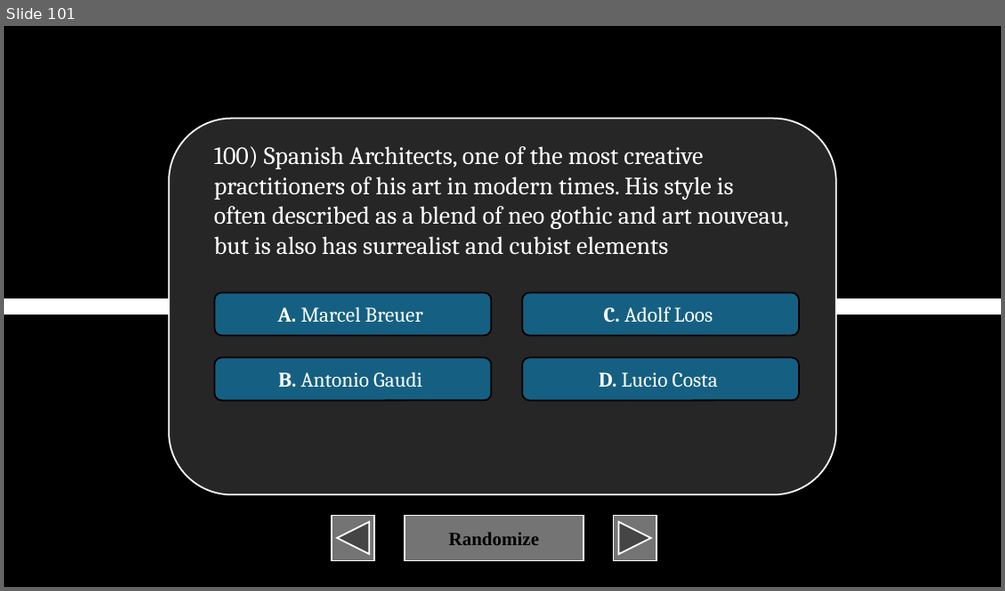
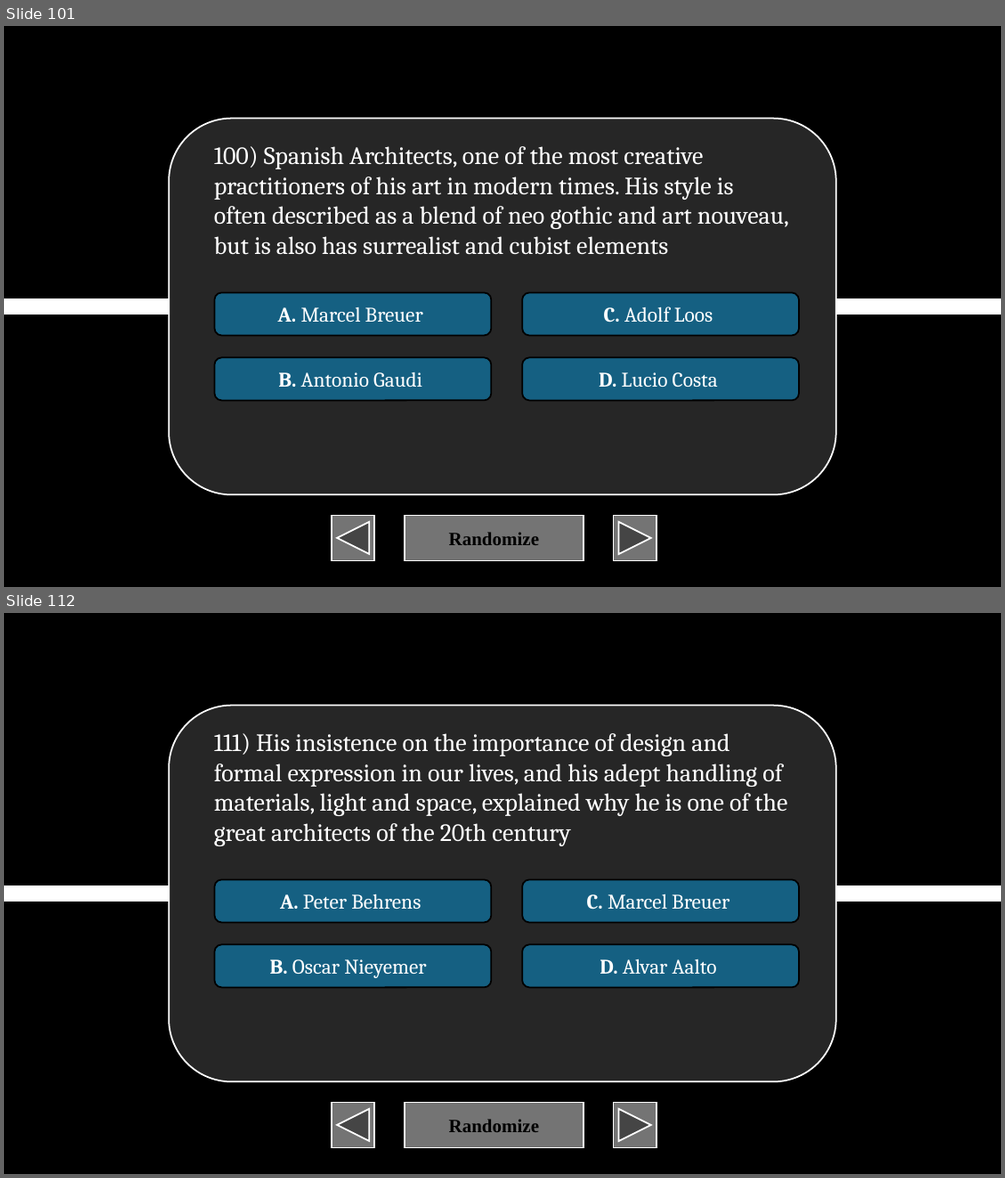
Before and after one commit to XIvanSolomonX/Archi-Reviewer, a slide deck: TOA.pptm. Shown one above the other, each under a label of ours: slide 101 before the commit, slides 101 and 112 after it; the slides between them are not shown. The pictures are 1005x591 and 1005x1178 pixels, drawn with LibreOffice and Linux fonts; fonts in the diff are those of the drawing. Boxes give left, top, right and bottom in pixels: in the first picture for what was removed or moved away, otherwise in the second. Text is boxed around its words. In the diff, an @@ line names an element or a change of style, - is before the commit and + after.

```diff
--- a/TOA.pptm
+++ b/TOA.pptm
@@ slide 112 added at (4, 613, 1001, 1174), background #000000 @@
@@ rounded rectangle added at (169, 705, 835, 1081), fill #262626, outline #FFFFFF 1.5 pt @@
@@ text added at (214, 733, 787, 846), 24 pt, text #FFFFFF @@
+111) His insistence on the importance of design and formal expression in our lives, and his adept handling of materials, light and space, explained why he is one of the great architects of the 20th century
@@ rounded rectangle added at (215, 879, 492, 922), fill #156082, outline #000000 1.5 pt, 20 pt, text #FFFFFF @@
+A. Peter Behrens
@@ rounded rectangle added at (522, 879, 799, 922), fill #156082, outline #000000 1.5 pt, 20 pt, text #FFFFFF @@
+C. Marcel Breuer
@@ line added from (4, 893) to (1001, 893), #FFFFFF 16 pt @@
@@ rounded rectangle added at (215, 944, 492, 987), fill #156082, outline #000000 1.5 pt, 20 pt, text #FFFFFF @@
+B. Oscar Nieyemer
@@ rounded rectangle added at (522, 944, 799, 987), fill #156082, outline #000000 1.5 pt, 20 pt, text #FFFFFF @@
+D. Alvar Aalto
@@ action button back previous added at (332, 1102, 374, 1148), fill #747474, outline #FFFFFF 1.5 pt @@
@@ action button blank added at (404, 1102, 583, 1148), fill #747474, outline #FFFFFF 1.5 pt, 18 pt, text #000000, bold @@
+Randomize
@@ action button forward next added at (614, 1102, 656, 1148), fill #747474, outline #FFFFFF 1.5 pt @@
```
Also in this commit, not shown: 1 slide changed, 49 other slides added, 1 other file.
